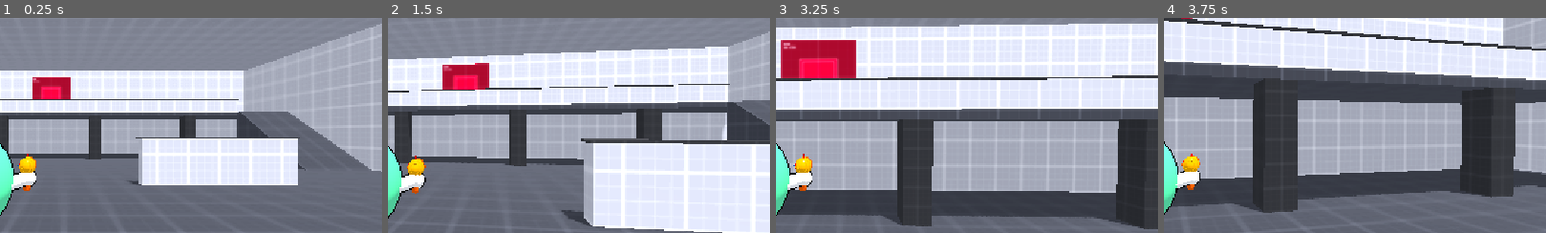
Above: before the commit, frames 1-4 (left to right).
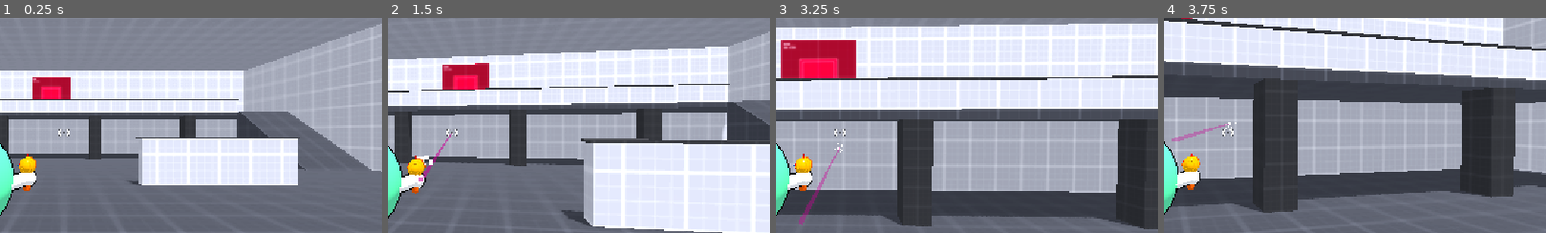
Above: after the commit, the same moments.

Repository: ar-bh/Swap-City
Game: Godot game, scene res://levels/superhot_arena.tscn
Two runs of this game, one before a commit and one after it. Both use one fixed random seed, a clock stepped at 60 frames per second and the inputs below.
Inputs (mouse positions are % of the whole screen's width and height, from its top left):
- Up to frame 1 (0.25 s): no input
- Up to frame 2 (1.5 s): tap Enter at 0.5 s; move the mouse to (55, 50) at 0.52 s; press the mouse at (55, 50) at 0.53 s; hold W (move_forward) from 0.53 s (still down); tap Space (jump) at 0.77 s; move the mouse to (45, 50) at 1.27 s; release the mouse at (45, 50) at 1.28 s; click (45, 50) at 1.35 s
- Up to frame 3 (3.25 s): keep holding W (move_forward); tap Space (jump) at 1.52, 3.02 s; move the mouse to (52, 48) at 2.02 s; press the mouse at (52, 48) at 2.03 s; tap Alt at 2.1 s; move the mouse to (49, 52) at 2.77 s; release the mouse at (49, 52) at 2.78 s; tap Shift at 2.85 s; click (49, 52) at 3.05 s
- Up to frame 4 (3.75 s): keep holding W (move_forward); move the mouse to (57, 51) at 3.52 s; press the mouse at (57, 51) at 3.53 s
The pictures show only the part of the screen within x 42-92%, y 23-73%; the shares and areas given below are measured in that part.

The runs differ from the first frame. In frame 1, less than 0.1% of the frame differs, in the area x 15-19%, y 51-56%; in frame 2, 0.3%; in frame 3, 0.4%, in the area x 6-19%, y 51-97%; in frame 4, 0.3%.

Commit message:
raycast gun and crosshair

Diff:
--- a/player/player.gd
+++ b/player/player.gd
@@ -30,6 +30,12 @@
 @export var min_pitch := -60.0
 @export var max_pitch := 40.0
 
+@export_group("Shot")
+@export var shot_range := 80.0
+@export var tracer_time := 0.06
+@export var bullet_color := Color(1.0, 0.945, 0.69, 1.0)
+@export_range(0.005, 0.3, 0.005) var bullet_width := 0.035
+
 var _bob := 0.0
 var _bob_amount := 0.0
 var _model_rest_y := 0.0
@@ -48,6 +54,12 @@
 @onready var _camera_pitch: Node3D = $CameraYaw/CameraPitch
 @onready var _spring_arm: SpringArm3D = $CameraYaw/CameraPitch/SpringArm3D
 
+@onready var _camera: Camera3D = %Camera3D
+@onready var _muzzle: Marker3D = %Muzzle
+@onready var _muzzle_flash: GPUParticles3D = %MuzzleFlash
+@onready var _hit_spark: GPUParticles3D = %HitSpark
+@onready var _tracer: MeshInstance3D = $Tracer
+
 func _ready() -> void:
 	_model_rest_y = _model.position.y
 	_model.rotation.y = _face_yaw()
@@ -58,6 +70,9 @@
 	Input.mouse_mode = Input.MOUSE_MODE_CAPTURED
 
 func _unhandled_input(event: InputEvent) -> void:
+	if event.is_action_pressed("shoot") and Input.mouse_mode == Input.MOUSE_MODE_CAPTURED:
+		_shoot()
+		return
 	if event.is_action_pressed("ui_cancel"):
 		Input.mouse_mode = Input.MOUSE_MODE_VISIBLE
 	elif event is InputEventMouseButton and event.pressed:
@@ -140,3 +155,63 @@
 	_dip_vel += (-dip_spring * _dip - dip_damping * _dip_vel) * delta
 	_dip += _dip_vel * delta
 	_model.position.y = _model_rest_y + absf(sin(_bob)) * _bob_amount + _dip
+
+func _shoot() -> void:
+	var aim := _camera_hit()
+	var from := _muzzle.global_position
+	var travel := aim - from
+	if travel.length_squared() < 0.0001:
+		return
+	var direction := travel.normalized()
+	var start := from + direction * 0.2
+	var hit := _raycast(start, start + direction * shot_range)
+	var end := start + direction * shot_range
+	if not hit.is_empty():
+		end = hit.position
+	_play_burst(_muzzle_flash)
+	_show_tracer(start, end)
+	if hit.is_empty():
+		return
+	_hit_spark.global_position = hit.position
+	_aim_along(_hit_spark, hit.normal)
+	_play_burst(_hit_spark)
+	print("Hit ", hit.collider.name)
+
+func _camera_hit() -> Vector3:
+	var from := _camera.global_position
+	var to := from + _camera.global_basis * Vector3(0.0, 0.0, -shot_range)
+	var hit := _raycast(from, to)
+	if hit.is_empty():
+		return to
+	return hit.position
+
+func _raycast(from: Vector3, to: Vector3) -> Dictionary:
+	var query := PhysicsRayQueryParameters3D.create(from, to)
+	query.exclude = [get_rid()]
+	return get_world_3d().direct_space_state.intersect_ray(query)
+
+func _aim_along(node: Node3D, direction: Vector3) -> void:
+	var up := Vector3.RIGHT if absf(direction.normalized().dot(Vector3.UP)) > 0.99 else Vector3.UP
+	node.look_at(node.global_position + direction, up)
+
+func _play_burst(particles: GPUParticles3D) -> void:
+	particles.emitting = false
+	particles.restart()
+	particles.emitting = true
+
+func _show_tracer(from: Vector3, to: Vector3) -> void:
+	var length := from.distance_to(to)
+	if length < 0.05:
+		return
+	_tracer.visible = true
+	_tracer.global_position = (from + to) * 0.5
+	_aim_along(_tracer, to - from)
+	var thickness := bullet_width / 0.035
+	_tracer.scale = Vector3(thickness, thickness, length)
+	var mat := _tracer.get_active_material(0) as StandardMaterial3D
+	mat.albedo_color = bullet_color
+	mat.emission = Color(bullet_color.r, bullet_color.g, bullet_color.b, 1.0)
+	var tween := create_tween()
+	tween.tween_property(mat, "albedo_color:a", 0.0, tracer_time)
+	tween.tween_callback(func() -> void:
+		_tracer.visible = false)
--- a/player/player.tscn
+++ b/player/player.tscn
@@ -7,6 +7,7 @@
 [ext_resource type="Script" uid="uid://dsr74he67wvih" path="res://player/outline.gd" id="3_g6k8r"]
 [ext_resource type="Material" uid="uid://comcoe0e71vmy" path="res://shaders/outline_material.tres" id="4_boad6"]
 [ext_resource type="PackedScene" uid="uid://bcs0k7ahaw7gn" path="res://assets/space_gun.glb" id="4_gun"]
+[ext_resource type="Texture2D" uid="uid://s4ejwlxbccnr" path="res://assets/crosshair.png" id="8_rgyib"]
 
 [sub_resource type="CapsuleShape3D" id="CapsuleShape3D_mn11d"]
 radius = 1.1
@@ -50,6 +51,38 @@
 }
 point_count = 12
 
+[sub_resource type="Gradient" id="Gradient_muzzle"]
+colors = PackedColorArray(1, 0.8901961, 0.5411765, 1, 1, 0.8901961, 0.5411765, 0)
+
+[sub_resource type="GradientTexture1D" id="GradientTexture1D_muzzle"]
+gradient = SubResource("Gradient_muzzle")
+
+[sub_resource type="ParticleProcessMaterial" id="ParticleProcessMaterial_mn11d"]
+emission_shape = 1
+emission_sphere_radius = 0.04
+direction = Vector3(0, 0, 1)
+spread = 28.0
+initial_velocity_min = 2.5
+initial_velocity_max = 5.0
+gravity = Vector3(0, 0, 0)
+damping_min = 6.0000005
+damping_max = 8.0
+scale_min = 0.4
+color = Color(1, 0.8901961, 0.5411765, 1)
+color_ramp = SubResource("GradientTexture1D_muzzle")
+
+[sub_resource type="StandardMaterial3D" id="StandardMaterial3D_spark"]
+transparency = 1
+shading_mode = 0
+billboard_mode = 3
+particles_anim_h_frames = 1
+particles_anim_v_frames = 1
+particles_anim_loop = false
+
+[sub_resource type="QuadMesh" id="QuadMesh_iemch"]
+material = SubResource("StandardMaterial3D_spark")
+size = Vector2(0.12, 0.12)
+
 [sub_resource type="StandardMaterial3D" id="StandardMaterial3D_7glny"]
 
 [sub_resource type="SphereMesh" id="SphereMesh_iemch"]
@@ -74,8 +107,45 @@
 [sub_resource type="SphereShape3D" id="SphereShape3D_mn11d"]
 radius = 0.3
 
+[sub_resource type="Gradient" id="Gradient_hit"]
+colors = PackedColorArray(1, 1, 1, 1, 1, 1, 1, 0)
+
+[sub_resource type="GradientTexture1D" id="GradientTexture1D_hit"]
+gradient = SubResource("Gradient_hit")
+
+[sub_resource type="ParticleProcessMaterial" id="ParticleProcessMaterial_hit"]
+emission_shape = 1
+emission_sphere_radius = 0.02
+direction = Vector3(0, 0, -1)
+spread = 55.0
+initial_velocity_min = 1.5
+initial_velocity_max = 4.0
+gravity = Vector3(0, -4, 0)
+damping_min = 2.0
+damping_max = 3.0
+scale_min = 0.35
+scale_max = 0.9
+color_ramp = SubResource("GradientTexture1D_hit")
+
+[sub_resource type="QuadMesh" id="QuadMesh_hit"]
+material = SubResource("StandardMaterial3D_spark")
+size = Vector2(0.08, 0.08)
+
+[sub_resource type="StandardMaterial3D" id="StandardMaterial3D_tracer"]
+resource_local_to_scene = true
+transparency = 1
+shading_mode = 0
+albedo_color = Color(1, 0.94509804, 0.6901961, 1)
+
+[sub_resource type="BoxMesh" id="BoxMesh_tracer"]
+material = SubResource("StandardMaterial3D_tracer")
+size = Vector3(0.035, 0.035, 1)
+
 [node name="Player" type="CharacterBody3D" unique_id=179349838]
 script = ExtResource("1_yw30f")
+tracer_time = 0.3
+bullet_color = Color(0.6762247, 1.0636896e-05, 0.46149915, 1)
+bullet_width = 0.07500000000000001
 
 [node name="CollisionShape3D" type="CollisionShape3D" parent="." unique_id=1635119416]
 transform = Transform3D(1, 0, 0, 0, 1, 0, 0, 0, 1, 0, 1.75, 0)
@@ -334,6 +404,21 @@
 [node name="SpaceGun" parent="Blob/Skeleton/ArmAim/RightHandTarget/GunMount" unique_id=691267984 instance=ExtResource("4_gun")]
 transform = Transform3D(0, 0, 2.6, 0, 2.6, 0, -2.6, 0, 0, 0, 0.19, 0.09)
 
+[node name="Muzzle" type="Marker3D" parent="Blob/Skeleton/ArmAim/RightHandTarget/GunMount" unique_id=83482237]
+unique_name_in_owner = true
+transform = Transform3D(1, 0, 0, 0, 1, 0, 0, 0, 1, 0, 0.2692678, 0.6984763)
+
+[node name="MuzzleFlash" type="GPUParticles3D" parent="Blob/Skeleton/ArmAim/RightHandTarget/GunMount/Muzzle" unique_id=1819767480]
+unique_name_in_owner = true
+emitting = false
+amount = 10
+lifetime = 0.12
+one_shot = true
+explosiveness = 1.0
+local_coords = true
+process_material = SubResource("ParticleProcessMaterial_mn11d")
+draw_pass_1 = SubResource("QuadMesh_iemch")
+
 [node name="RightArmPole" type="Marker3D" parent="Blob/Skeleton/ArmAim" unique_id=1809904038]
 transform = Transform3D(1, 0, 0, 0, 1, 0, 0, 0, 1, -1.5, -1, 0.2)
 
@@ -418,4 +503,41 @@
 margin = 0.2
 
 [node name="Camera3D" type="Camera3D" parent="CameraYaw/CameraPitch/SpringArm3D" unique_id=2073718743]
+unique_name_in_owner = true
 current = true
+
+[node name="CanvasLayer" type="CanvasLayer" parent="." unique_id=339624546]
+
+[node name="TextureRect" type="TextureRect" parent="CanvasLayer" unique_id=766142893]
+anchors_preset = 8
+anchor_left = 0.5
+anchor_top = 0.5
+anchor_right = 0.5
+anchor_bottom = 0.5
+offset_left = -12.0
+offset_top = -12.0
+offset_right = 12.0
+offset_bottom = 12.0
+grow_horizontal = 2
+grow_vertical = 2
+mouse_filter = 2
+texture = ExtResource("8_rgyib")
+expand_mode = 1
+
+[node name="HitSpark" type="GPUParticles3D" parent="." unique_id=1819767481]
+unique_name_in_owner = true
+top_level = true
+emitting = false
+amount = 18
+lifetime = 0.28
+one_shot = true
+explosiveness = 1.0
+visibility_aabb = AABB(-2, -2, -2, 4, 4, 4)
+local_coords = true
+process_material = SubResource("ParticleProcessMaterial_hit")
+draw_pass_1 = SubResource("QuadMesh_hit")
+
+[node name="Tracer" type="MeshInstance3D" parent="." unique_id=1819767482]
+top_level = true
+visible = false
+mesh = SubResource("BoxMesh_tracer")
--- a/project.godot
+++ b/project.godot
@@ -51,6 +51,11 @@
 "events": [Object(InputEventKey,"resource_local_to_scene":false,"resource_name":"","device":-1,"window_id":0,"alt_press …(191 unchanged characters)…
 ]
 }
+shoot={
+"deadzone": 0.2,
+"events": [Object(InputEventMouseButton,"resource_local_to_scene":false,"resource_name":"","device":-1,"window_id":0,"alt_pressed":false,"shift_pressed":false,"ctrl_pressed":false,"meta_pressed":false,"button_mask":1,"position":Vector2(206, 16),"global_position":Vector2(215, 64),"factor":1.0,"button_index":1,"canceled":false,"pressed":true,"double_click":false,"script":null)
+]
+}
 
 [physics]
 
Binary file added: assets/crosshair.png
Not shown, added: assets/crosshair.png.import
